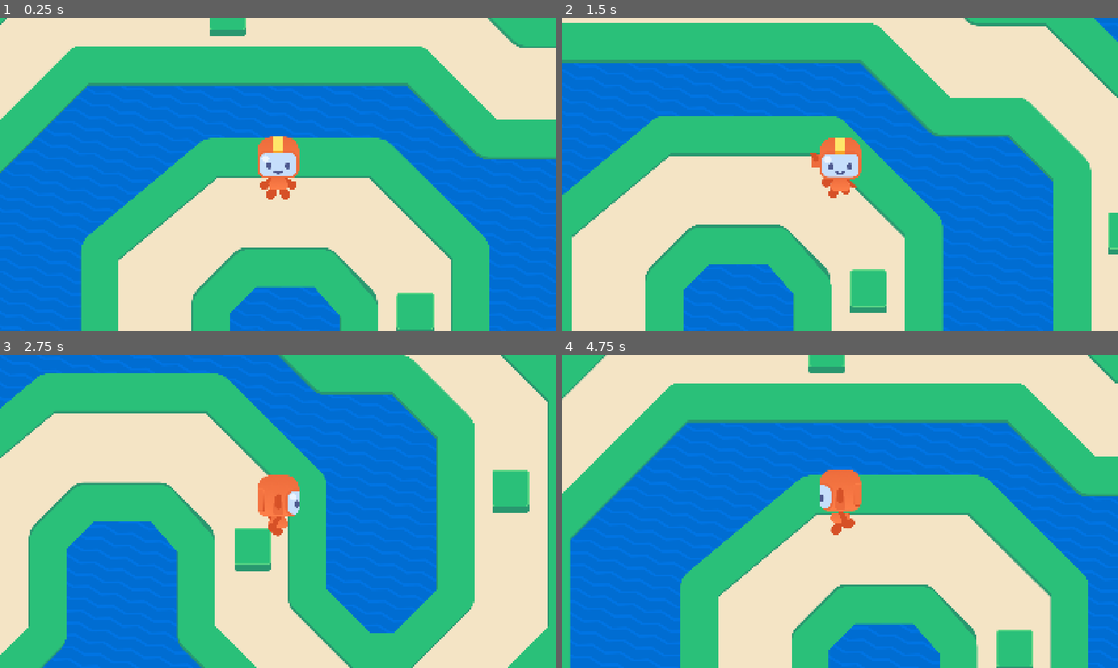
Above: before the commit, frames 1-4 (two rows, left to right).
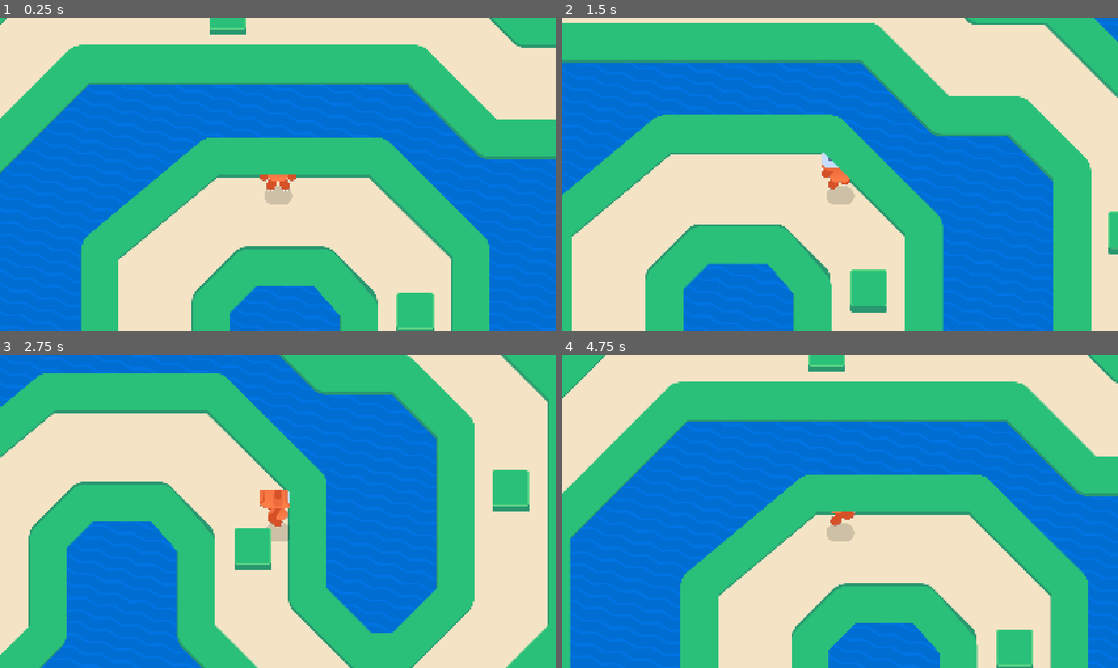
Above: after the commit, the same moments.

Repository: notjacky123/M9-Top-Down_movement
Game: Godot game, scene res://game.tscn
Same seed, same stepped clock (60 frames per second), same inputs: the game is played once before the commit and once after it. The project has no main scene, so this scene is started directly.
Inputs (mouse positions are in pixels of both pictures, inside the frame that each line leads up to):
- Up to frame 1 (0.25 s): no input
- Up to frame 2 (1.5 s): tap Enter at 0.5 s; move the mouse to (962, 158) at 0.52 s; hold Right (move_right) 0.53-1.28 s; tap Z at 0.6, 1.35 s; click (962, 158) at 0.67 s; tap Space at 0.77 s; move the mouse to (728, 190) at 1.27 s; hold Down (move_down) from 1.28 s (still down)
- Up to frame 3 (2.75 s): tap Space at 1.52 s; move the mouse to (333, 442) at 2.02 s; release Down (move_down) at 2.03 s; hold Right (move_right) from 2.03 s (still down); tap Z at 2.1 s
- Up to frame 4 (4.75 s): move the mouse to (812, 574) at 2.77 s; release Right (move_right) at 2.78 s; hold Up (move_up) 2.78-3.53 s; tap Z at 2.85, 3.6, 4.35 s; click (812, 574) at 2.92 s; tap Space at 3.02, 3.77, 4.52 s; move the mouse to (1006, 558) at 3.52 s; hold Left (move_left) from 3.53 s (still down); move the mouse to (673, 464) at 4.27 s

The runs differ from the first frame. In frame 1, 3.1% of the frame differs, in the area x 0-100%, y 0-100%; in frame 2, 2.6%; in frame 3, 1.9%; in frame 4, 3.2%.

Commit message:
M9L6 done

Diff:
--- a/assets/runner/runner_visual_red.tscn
+++ b/assets/runner/runner_visual_red.tscn
@@ -11,10 +11,11 @@
 [ext_resource type="Texture2D" uid="uid://dkgxdq5fb0tob" path="res://assets/runner/red_parts/hand.png" id="10_e8mf4"]
 
 [node name="RunnerVisualRed" instance=ExtResource("1_i8e4b")]
+clip_children = 2
 
 [node name="FootL" parent="Visual" index="0"]
-scale = Vector2(0.999957, 0.999957)
-skew = -5.13792e-05
+scale = Vector2(0.999957, 0.99995697)
+skew = -5.1379204e-05
 
 [node name="FootSprite" parent="Visual/FootL" index="0"]
 texture = ExtResource("2_pbjpl")
@@ -28,26 +29,26 @@
 
 [node name="ArmR" parent="Visual" index="2"]
 self_modulate = Color(0.839277, 0.317525, 0.152895, 1)
-points = PackedVector2Array(16, -71.5275, 48, -45.5275)
+points = PackedVector2Array(16, -62.323658, 48, -36.323658)
 
 [node name="ArmL" parent="Visual" index="3"]
 self_modulate = Color(0.839277, 0.317525, 0.152895, 1)
-points = PackedVector2Array(-16, -71.5275, -48, -45.5275)
+points = PackedVector2Array(-16, -62.323658, -48, -36.323658)
 
 [node name="LegR" parent="Visual" index="4"]
 self_modulate = Color(0.839277, 0.317525, 0.152895, 1)
-points = PackedVector2Array(16, -37.5275, 16, -23)
+points = PackedVector2Array(16, -28.323658, 16, -23)
 
 [node name="LegL" parent="Visual" index="5"]
 self_modulate = Color(0.839277, 0.317525, 0.152895, 1)
-points = PackedVector2Array(-16, -37.5275, -16, -23)
+points = PackedVector2Array(-16, -28.323658, -16, -23)
 
 [node name="Body" parent="Visual" index="6"]
-position = Vector2(0, -53.3659)
+position = Vector2(0, -44.214565)
 texture = ExtResource("3_c2s05")
 
 [node name="HeadShape" parent="Visual" index="7"]
-position = Vector2(0, -143.105)
+position = Vector2(0, -131.61156)
 texture = ExtResource("4_jlvl7")
 
 [node name="Face" parent="Visual/HeadShape" index="0"]
@@ -58,23 +59,23 @@
 texture = ExtResource("7_gwbl7")
 
 [node name="EarR" parent="Visual" index="8"]
-position = Vector2(82, -132.442)
+position = Vector2(82, -120.94876)
 texture = ExtResource("8_0e8o4")
 
 [node name="AntennaR" parent="Visual/EarR" index="0"]
 texture = ExtResource("9_wrnpm")
 
 [node name="EarL" parent="Visual" index="9"]
-position = Vector2(-82, -132.442)
+position = Vector2(-82, -120.94876)
 texture = ExtResource("8_0e8o4")
 
 [node name="AntennaL" parent="Visual/EarL" index="0"]
 texture = ExtResource("9_wrnpm")
 
 [node name="HandR" parent="Visual" index="10"]
-position = Vector2(48, -45.3659)
+position = Vector2(48, -36.214565)
 texture = ExtResource("10_e8mf4")
 
 [node name="HandL" parent="Visual" index="11"]
-position = Vector2(-48, -45.3659)
+position = Vector2(-48, -36.214565)
 texture = ExtResource("10_e8mf4")
--- a/runner.tscn
+++ b/runner.tscn
@@ -1,22 +1,46 @@
-[gd_scene load_steps=4 format=3 uid="uid://bw7oebjpdt5r8"]
+[gd_scene load_steps=8 format=3 uid="uid://bw7oebjpdt5r8"]
 
 [ext_resource type="Script" uid="uid://dvroxk1oq42wn" path="res://runner.gd" id="1_f7b3c"]
 [ext_resource type="PackedScene" uid="uid://bm8s1oaoxngwq" path="res://assets/runner/runner_visual_red.tscn" id="2_f7b3c"]
+[ext_resource type="Texture2D" uid="uid://dbcmxo51msi8m" path="res://assets/runner/shadow.png" id="2_hfbw2"]
+[ext_resource type="Shader" uid="uid://bwhexggpo0snf" path="res://assets/character_contour.gdshader" id="4_44hxy"]
 
 [sub_resource type="CircleShape2D" id="CircleShape2D_hfbw2"]
 radius = 39.012817
+
+[sub_resource type="ShaderMaterial" id="ShaderMaterial_vk5uk"]
+shader = ExtResource("4_44hxy")
+shader_parameter/viewport_scale = Vector2(1, 1)
+shader_parameter/line_color = Color(1, 1, 1, 1)
+shader_parameter/line_thickness = 0.5
+
+[sub_resource type="ViewportTexture" id="ViewportTexture_6v1ry"]
+viewport_path = NodePath("SubViewport")
 
 [node name="Runner" type="CharacterBody2D"]
 motion_mode = 1
 script = ExtResource("1_f7b3c")
 
-[node name="RunnerVisualRed" parent="." instance=ExtResource("2_f7b3c")]
-unique_name_in_owner = true
+[node name="Shadow" type="Sprite2D" parent="."]
+modulate = Color(0, 0, 0, 0.15686275)
 position = Vector2(1, 74)
+texture = ExtResource("2_hfbw2")
 
 [node name="CollisionShape2D" type="CollisionShape2D" parent="."]
 position = Vector2(0, 42)
 shape = SubResource("CircleShape2D_hfbw2")
 
 [node name="Camera2D" type="Camera2D" parent="."]
-position = Vector2(0, -1)
+position = Vector2(0, 1)
+
+[node name="SubViewport" type="SubViewport" parent="."]
+transparent_bg = true
+size = Vector2i(124, 150)
+
+[node name="RunnerVisualRed" parent="SubViewport" instance=ExtResource("2_f7b3c")]
+unique_name_in_owner = true
+position = Vector2(62, 120)
+
+[node name="Sprite2D" type="Sprite2D" parent="."]
+material = SubResource("ShaderMaterial_vk5uk")
+texture = SubResource("ViewportTexture_6v1ry")
